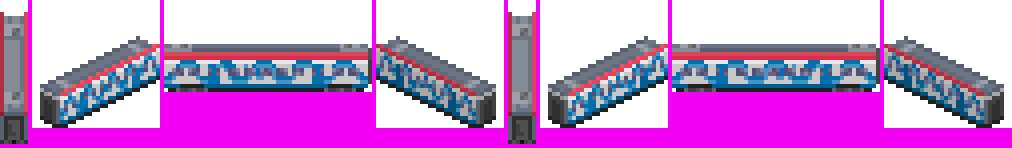
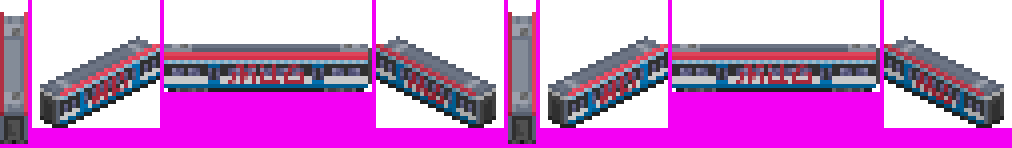
Revision of a layered 1012×148 image; what changed, layer by layer:
showed "МЦД" over [92, 64, 952, 104]
showed "2-3 door overlap" over [84, 68, 960, 104]
showed "1.0_1 stripes" over [60, 48, 984, 120]
hid "0.0_2 stripes" over [60, 52, 984, 120]
